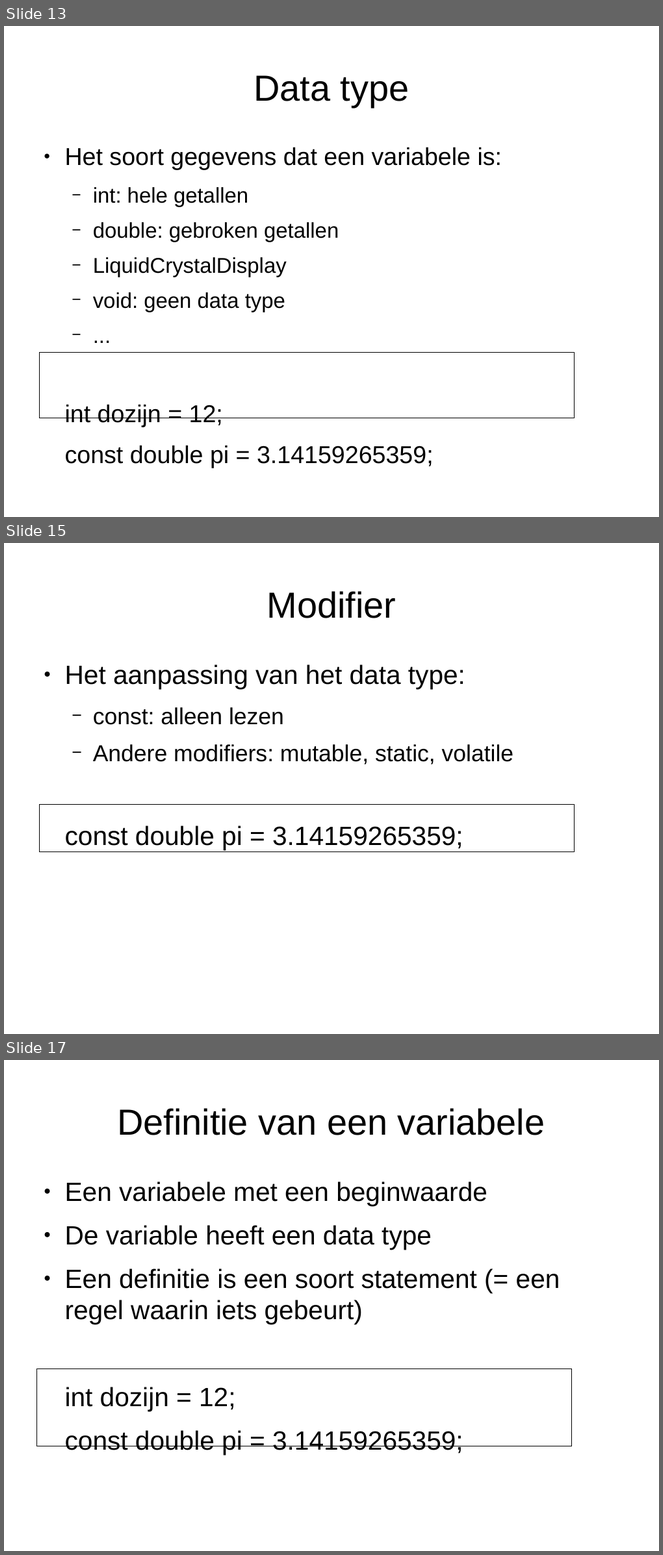
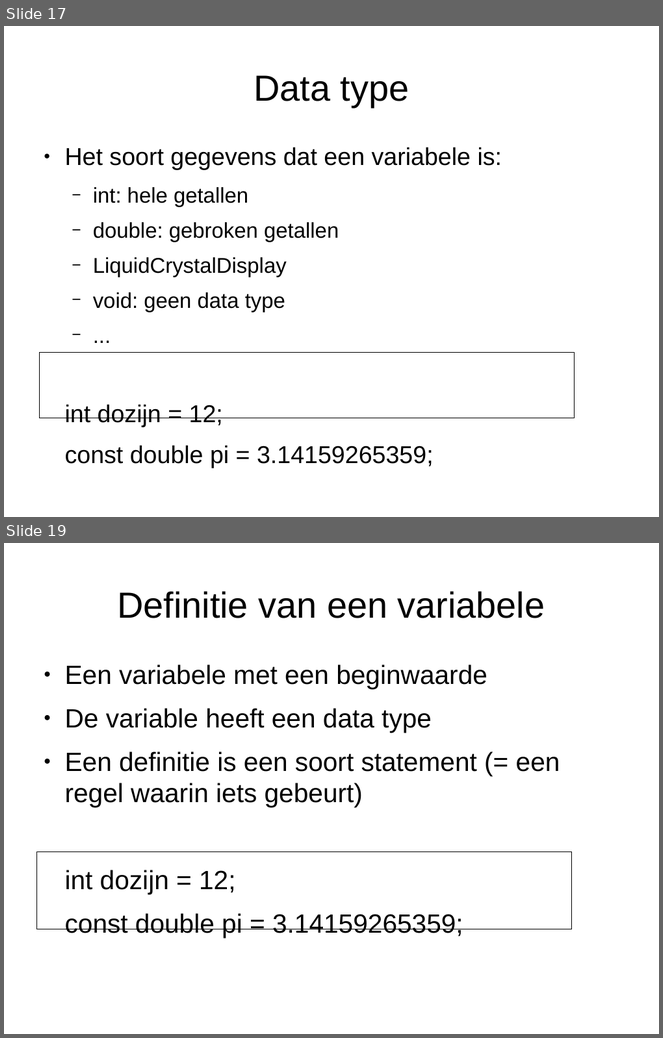
Before and after one commit to djog/arduino_cursus, a slide deck: Presentaties/Flitsuitleg3.odp. Shown one above the other, each under a label of ours: slides 13, 15 and 17 before the commit, slides 17 and 19 after it; the slides between them are not shown. The pictures are 663x1555 and 663x1038 pixels, drawn with LibreOffice and Linux fonts; fonts in the diff are those of the drawing. Boxes give left, top, right and bottom in pixels: in the first picture for what was removed or moved away, otherwise in the second. Text is boxed around its words. In the diff, an @@ line names an element or a change of style, - is before the commit and + after.

```diff
--- a/Presentaties/Flitsuitleg3.odp
+++ b/Presentaties/Flitsuitleg3.odp
@@ slide 15 removed at bbox=[4, 543, 659, 1034], background #FFFFFF @@
@@ title removed at bbox=[267, 591, 396, 618] @@
-Modifier
@@ text removed at bbox=[65, 665, 514, 850] @@
-● Het aanpassing van het data type:
-  − const: alleen lezen
-  − Andere modifiers: mutable, static, volatile
-const double pi = 3.14159265359;
@@ rectangle removed at bbox=[40, 804, 575, 852] @@
@@ what was slide 13 is now slide 17 @@
@@ what was slide 17 is now slide 19 @@
```
Also in this commit, not shown: 2 slides changed, 28 slides added, 17 other slides removed, 4 other files.
